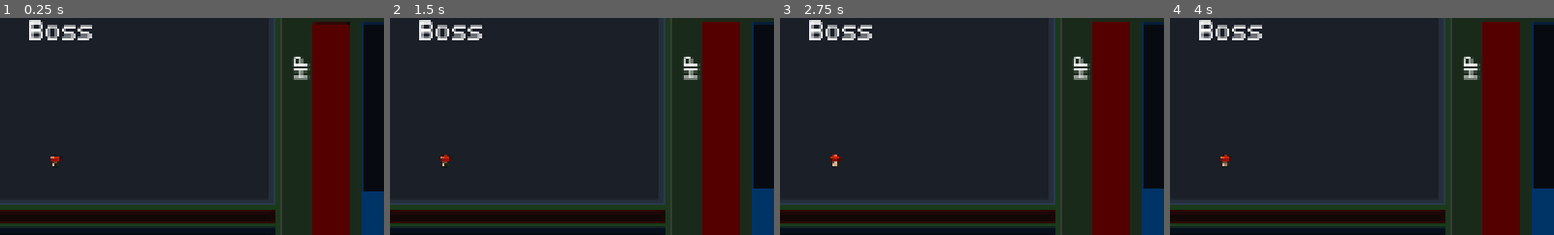
Above: before the commit, frames 1-4 (left to right).
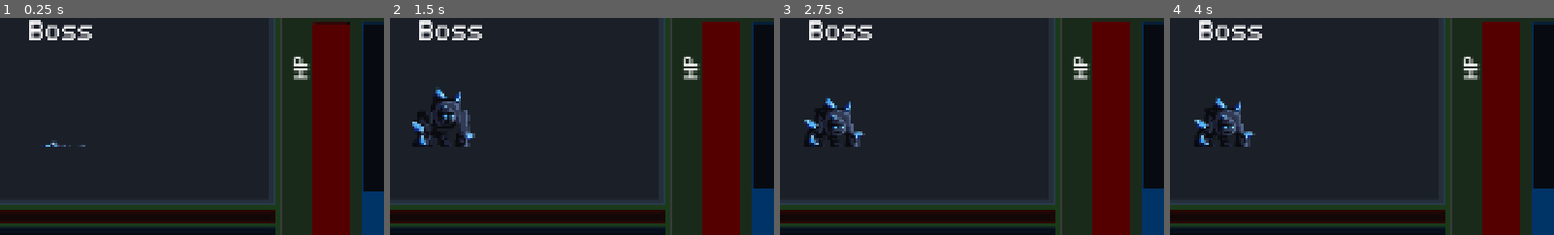
Above: after the commit, the same moments.

Repository: logan-capoen/dice-and-daggers
Game: Godot game, scene res://scenes/plateau.tscn
The game is run twice, just before and just after one commit, with the same random seed, the same clock (stepped at 60 frames per second) and the same inputs.
Inputs (mouse positions are % of the whole screen's width and height, from its top left):
- Up to frame 1 (0.25 s): no input
- Up to frame 2 (1.5 s): click "roll dice" at 0.5 s; click "roll dice" at 1.25 s
- Up to frame 3 (2.75 s): click "roll dice" at 2 s
- Up to frame 4 (4 s): move the mouse to (31, 72) at 2.77 s; click (31, 72) at 2.92 s; move the mouse to (46, 81) at 3.52 s; click (46, 81) at 3.67 s
The pictures show only the part of the screen within x 43-93%, y 3-53%; the shares and areas given below are measured in that part.

The runs differ from the first frame. In frame 1, 0.2% of the frame differs, in the area x 11-23%, y 56-69%; in frame 2, 1.6%, in the area x 5-23%, y 31-69%; in frame 3, 1.4%; in frame 4, 1.4%.

Commit message:
feat: first mob spawn on the plateau

Diff:
--- a/dice-and-daggers/scenes/bar_handling.gd
+++ b/dice-and-daggers/scenes/bar_handling.gd
@@ -16,6 +16,7 @@
 	animer_barre(hp_joueur, player.hp)
 	animer_barre(shield_joueur, player.shield)
 	if boss == null:
+		print("boss null !")
 		return
 	#print("HP boss : ", boss.getHP())
 	animer_barre(hp_boss, boss.getHP())
--- a/dice-and-daggers/scenes/plateau.tscn
+++ b/dice-and-daggers/scenes/plateau.tscn
@@ -7,7 +7,7 @@
 [ext_resource type="PackedScene" uid="uid://cmuop2jp1lij5" path="res://scenes/de.tscn" id="4_dau7h"]
 [ext_resource type="Script" uid="uid://biexvjqihl3e8" path="res://script/var_poisson.gd" id="5_cwt75"]
 [ext_resource type="Script" uid="uid://c4n4fme8m7m65" path="res://script/var_degat.gd" id="5_dau7h"]
-[ext_resource type="PackedScene" uid="uid://8m1o2ruiv038" path="res://scenes/boss/Mushroom.tscn" id="9_55tth"]
+[ext_resource type="PackedScene" uid="uid://cpwrx6e6qhonn" path="res://scenes/boss/Golem.tscn" id="9_55tth"]
 [ext_resource type="Script" uid="uid://dv0aodqq6oinp" path="res://script/character_body_2d.gd" id="9_w3swp"]
 
 [sub_resource type="Theme" id="Theme_dbfg1"]
@@ -216,7 +216,7 @@
 position = Vector2(58, 168)
 autoplay = true
 
-[node name="BossBase" parent="." unique_id=440157149 groups=["player"] instance=ExtResource("9_55tth")]
-position = Vector2(902, 322)
+[node name="BossBase" parent="." unique_id=440157149 instance=ExtResource("9_55tth")]
+position = Vector2(771, 117)
 
 [connection signal="pressed" from="Button" to="." method="_on_button_pressed"]
